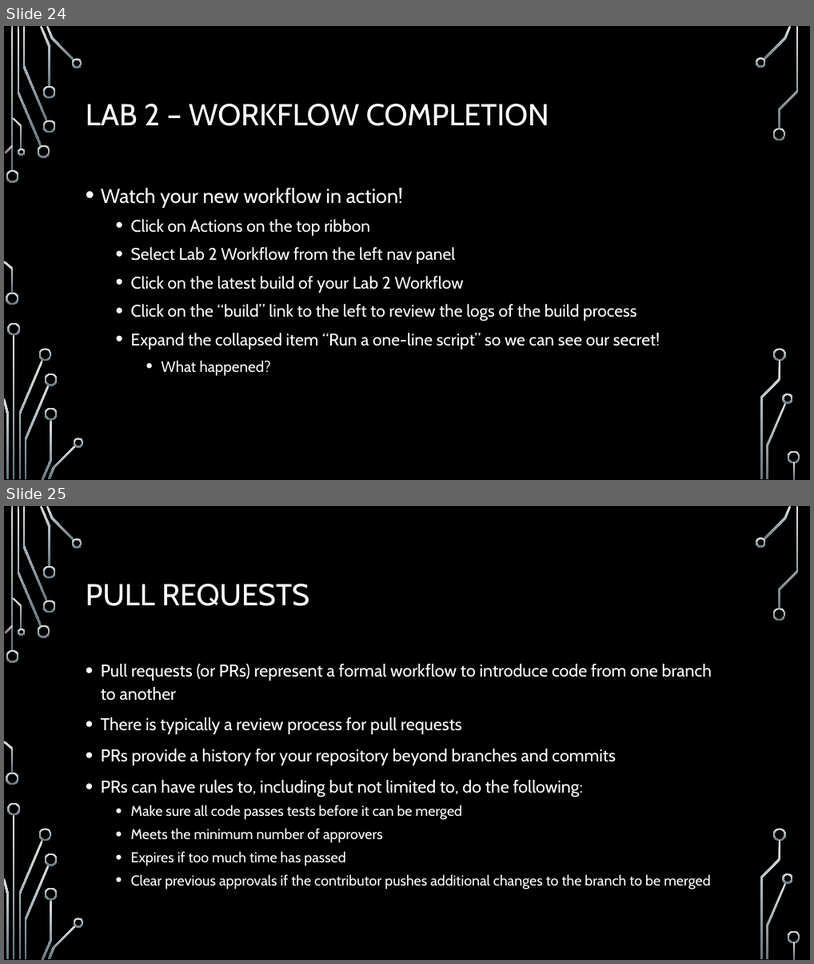
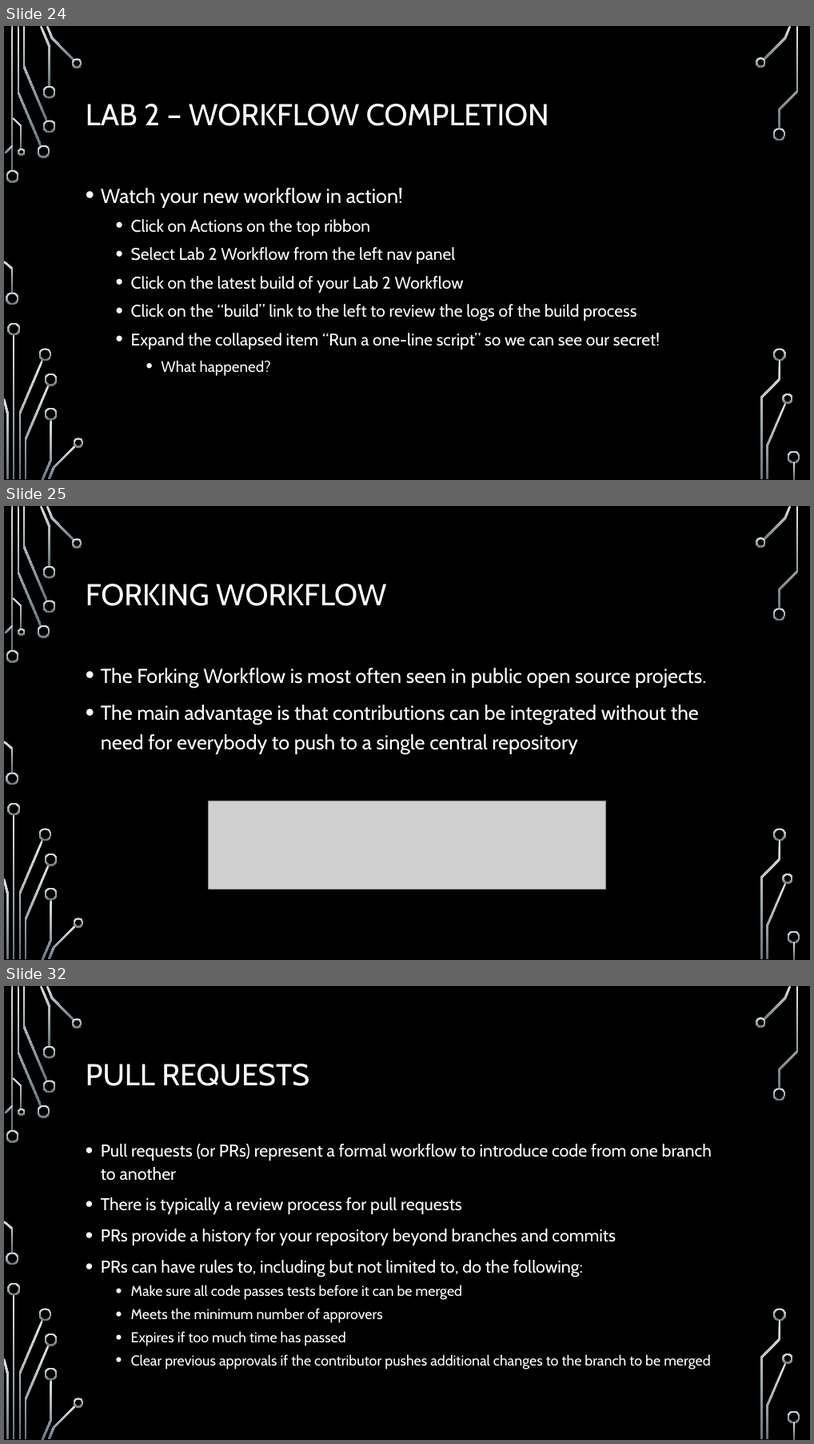
Before and after one commit to onideus/github-101-website, a slide deck: resources/Advanced github topics.pptx. Shown one above the other, each under a label of ours: slides 24 and 25 before the commit, slides 24, 25 and 32 after it; the slides between them are not shown. The pictures are 814x964 and 814x1444 pixels, drawn with LibreOffice and Linux fonts; fonts in the diff are those of the drawing; grey boxes stand for pictures; background and template pictures are left out. Boxes give left, top, right and bottom in pixels: in the first picture for what was removed or moved away, otherwise in the second. Text is boxed around its words. In the diff, an @@ line names an element or a change of style, - is before the commit and + after.

```diff
--- a/resources/Advanced github topics.pptx
+++ b/resources/Advanced github topics.pptx
@@ slide 25 added at <box>4,506,810,960</box>, background picture (left out); not listed: 36 template elements that a slide beside it also shows @@
@@ title added at <box>86,584,386,606</box>, 36 pt, text #FFFFFF @@
+FORKING WORKFLOW
@@ text added at <box>101,668,706,754</box>, 24 pt, text #FFFFFF @@
+• The Forking Workflow is most often seen in public open source projects.
+• The main advantage is that contributions can be integrated without the need for everybody to push to a single central repository
@@ picture added at <box>209,800,606,889</box> @@
@@ what was slide 25 is now slide 32 @@
```
Also in this commit, not shown: 6 other slides added.
